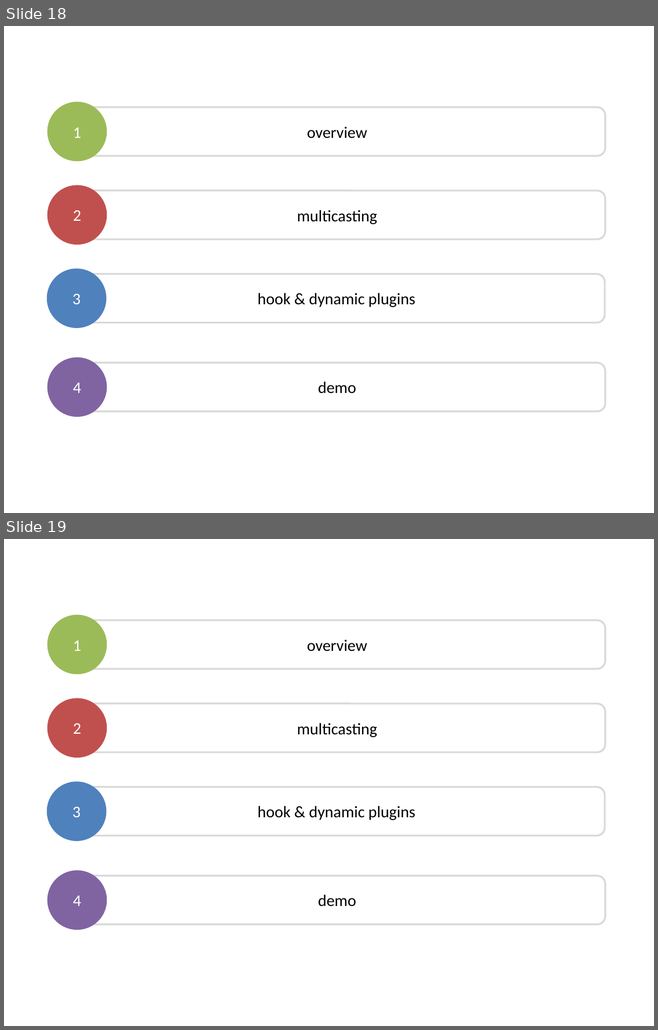
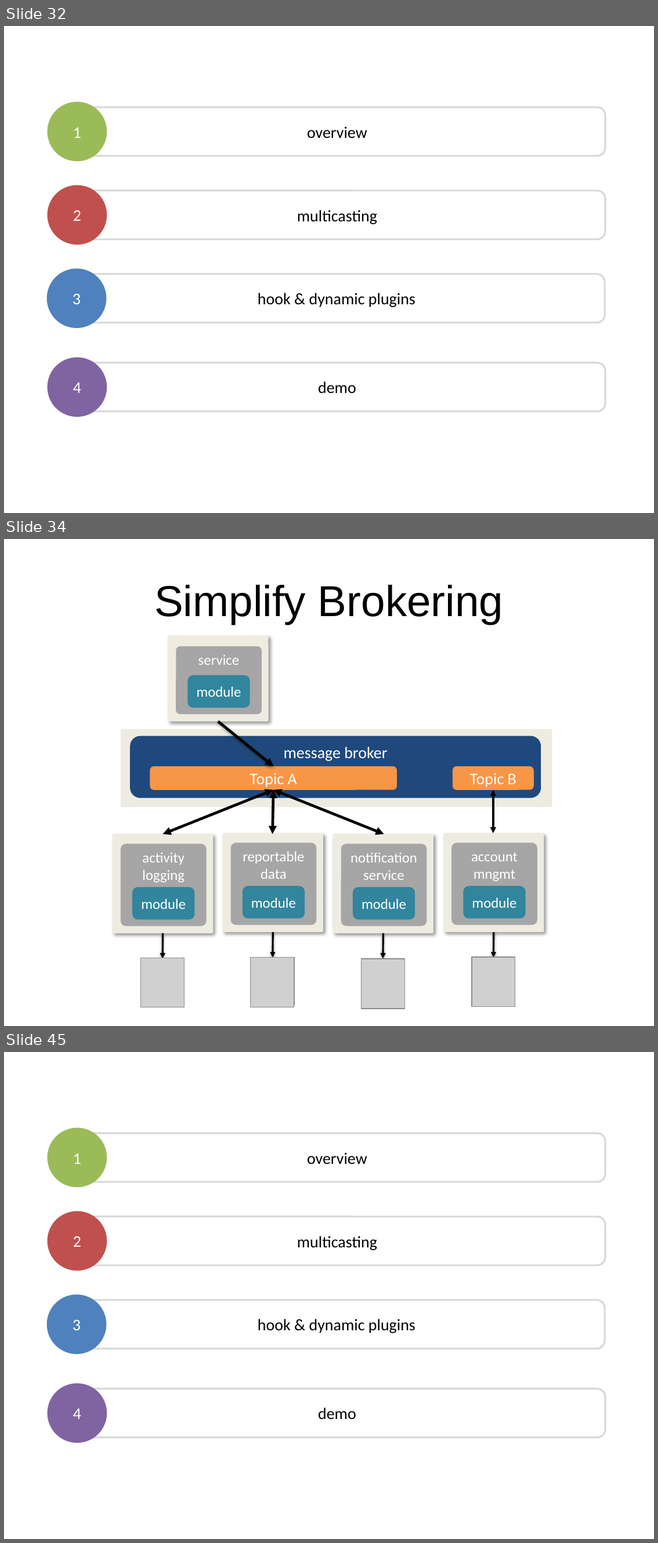
Before and after one commit to dsietz/datadot, a slide deck: Building Clustered Applications in a Distributed Architecture.pptx. Shown one above the other, each under a label of ours: slides 18 and 19 before the commit, slides 32, 34 and 45 after it; the slides between them are not shown. The pictures are 658x1030 and 658x1543 pixels, drawn with LibreOffice and Linux fonts; fonts in the diff are those of the drawing; grey boxes stand for pictures. Boxes give left, top, right and bottom in pixels: in the first picture for what was removed or moved away, otherwise in the second. Text is boxed around its words. In the diff, an @@ line names an element or a change of style, - is before the commit and + after.

```diff
--- a/Building Clustered Applications in a Distributed Architecture.pptx
+++ b/Building Clustered Applications in a Distributed Architecture.pptx
@@ slide 34 added at bbox=[4, 539, 654, 1026], background #FFFFFF @@
@@ title added at bbox=[154, 585, 503, 624], 48 pt, text #000000 @@
+Simplify Brokering
@@ rounded rectangle added at bbox=[168, 636, 268, 722], fill #EEECE1 @@
@@ rounded rectangle added at bbox=[176, 646, 262, 714], fill #A6A6A6, 16 pt, text #FFFFFF @@
+service
@@ rounded rectangle added at bbox=[188, 675, 250, 708], fill #31859C, 16 pt, text #FFFFFF @@
+module
@@ rounded rectangle added at bbox=[120, 729, 552, 808], fill #EEECE1 @@
@@ arrow added from (217, 722) to (273, 766), #000000 3 pt @@
@@ rounded rectangle added at bbox=[130, 736, 540, 798], fill #1F497D, 18 pt, text #FFFFFF @@
+message broker
@@ rounded rectangle added at bbox=[150, 766, 397, 790], fill #F79646, 18 pt, text #FFFFFF @@
+Topic A
@@ rounded rectangle added at bbox=[452, 766, 534, 790], fill #F79646, 18 pt, text #FFFFFF @@
+Topic B
@@ double arrow added from (273, 790) to (162, 834), #000000 3 pt @@
@@ double arrow added from (273, 790) to (273, 834), #000000 3 pt @@
@@ double arrow added from (273, 790) to (384, 834), #000000 3 pt @@
@@ double arrow added from (493, 790) to (493, 833), #000000 2.25 pt @@
@@ group added at bbox=[112, 834, 213, 1006]: 3 rounded rectangles, 1 picture, 1 arrow @@
+activity logging
+module
@@ group added at bbox=[222, 833, 323, 1005]: 3 rounded rectangles, 1 picture, 1 arrow @@
+reportable data
+module
@@ group added at bbox=[333, 834, 433, 1006]: 3 rounded rectangles, 1 picture, 1 arrow @@
+notification service
+module
@@ group added at bbox=[443, 833, 544, 1005]: 3 rounded rectangles, 1 picture, 1 arrow @@
+account
+mngmt
+module
@@ group added at bbox=[141, 957, 515, 1009]: 4 pictures @@
@@ what was slide 18 is now slide 32 @@
@@ what was slide 19 is now slide 45 @@
```
Also in this commit, not shown: 8 slides changed, 27 other slides added, 1 slide removed, 1 other file.
